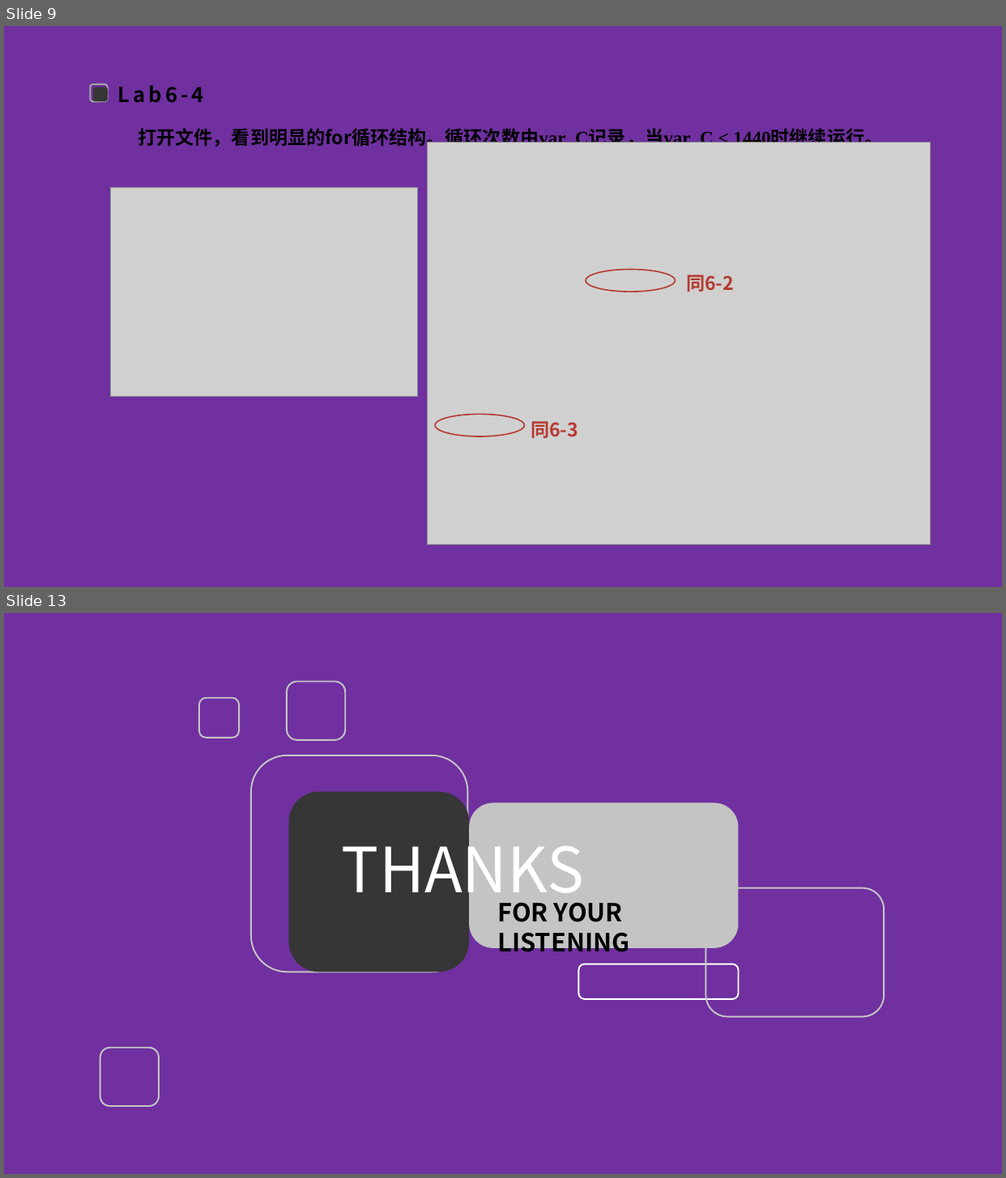
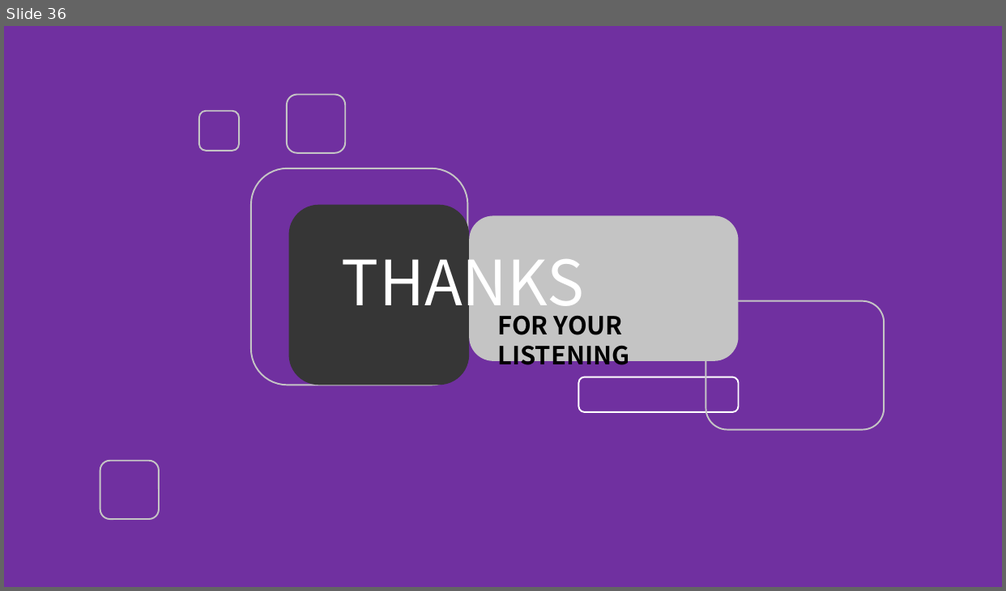
Before and after one commit to FlandreScarlet36/Malicious_code_labs, a slide deck: lab6/Lab6实验分享.pptx. Shown one above the other, each under a label of ours: slides 9 and 13 before the commit, slide 36 after it; the slides between them are not shown. The pictures are 1006x1178 and 1006x591 pixels, drawn with LibreOffice and Linux fonts; fonts in the diff are those of the drawing; grey boxes stand for pictures; background and template pictures are left out. Boxes give left, top, right and bottom in pixels: in the first picture for what was removed or moved away, otherwise in the second. Text is boxed around its words. In the diff, an @@ line names an element or a change of style, - is before the commit and + after.

```diff
--- a/lab6/Lab6实验分享.pptx
+++ b/lab6/Lab6实验分享.pptx
@@ slide 9 removed at [4,26,1002,587], background picture (left out) @@
@@ rounded rectangle removed at [90,84,108,101] @@
@@ rounded rectangle removed at [93,88,108,101] @@
@@ text removed at [118,85,204,103] @@
-Lab6-4
@@ text removed at [138,128,883,149] @@
-打开文件，看到明显的for循环结构。循环次数由var_C记录，当var_C < 1440时继续运行。
@@ picture removed at [428,142,931,544] @@
@@ picture removed at [111,188,418,396] @@
@@ ellipse removed at [586,269,675,292] @@
@@ text removed at [686,275,734,292] @@
-同6-2
@@ ellipse removed at [435,415,524,437] @@
@@ text removed at [530,421,578,438] @@
-同6-3
@@ what was slide 13 is now slide 36 @@
```
Also in this commit, not shown: 3 slides changed, 32 slides added, 8 other slides removed, 2 other files.
